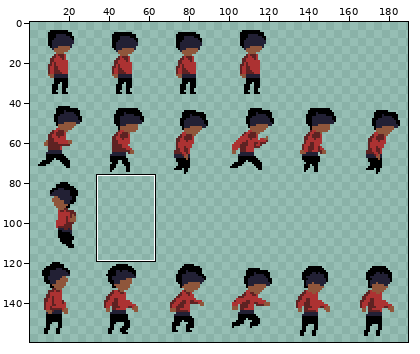
Sprite sheet -- Assets/Sprites/player/player.png. Above, an overview of the earlier version with the close-up marked.
Close-up. Old version:
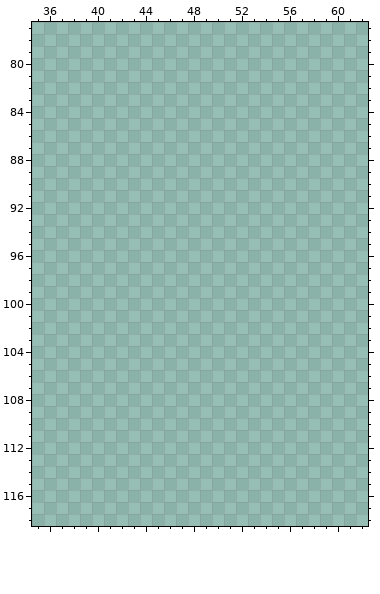
The file is 192x160 pixels. Shown: x 35..62, y 77..118. The wide view leaves out empty margins.
After:
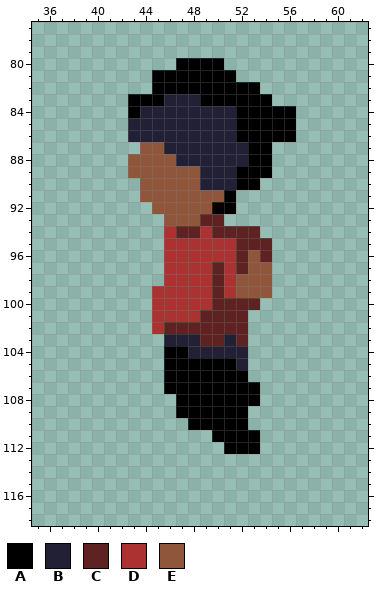
Palette (. is transparent): A #000000  B #222034  C #5e2222  D #ac3232  E #8f563b
Commit message: Adiciona wallclimbing animation
The exact change:
y 80: x 47..50 .... -> AAAA
y 81: x 45..51 ....... -> AAAAAAA
y 82: x 45..53 ......... -> AAAAAAAAA
y 83: x 43..54 ............ -> AAABBBAAAAAA
y 84: x 43..56 .............. -> ABBBBBBBBAAAAA
y 85..86: x 43..56 .............. -> BBBBBBBBBAAAAA
y 87: x 44..54 ........... -> EEBBBBBBBAA
y 88: x 43..54 ............ -> EEEEBBBBBBAA
y 89: x 43..54 ............ -> EEEEEEBBBAAA
y 90: x 44..53 .......... -> EEEEEBBBAA
y 91: x 44..51 ........ -> EEEEEEEA
y 92: x 45..51 ....... -> EEEEEAA
y 93: x 46..50 ..... -> EEECC
y 94: x 46..53 ........ -> DCCDCCCC
y 95: x 46..54 ......... -> DDDDDDCCC
y 96: x 46..54 ......... -> DDDDDDCEC
y 97: x 46..54 ......... -> DDDDCDCEE
y 98: x 46..54 ......... -> DDDDCDEEE
y 99: x 45..54 .......... -> DDDDDCDEEE
y 100: x 45..53 ......... -> DDDDDCCCC
y 101: x 45..52 ........ -> DDDDCCCC
y 102: x 45..52 ........ -> DCCCCCCC
y 103: x 46..52 ....... -> BBBCCBC
y 104: x 46..52 ....... -> AABBBBB
y 105: x 46..52 ....... -> AAAAAAB
y 106: x 46..52 ....... -> AAAAAAA
y 107: x 46..53 ........ -> AAAAAAAA
y 108: x 47..53 ....... -> AAAAAAA
y 109: x 47..52 ...... -> AAAAAA
y 110: x 48..52 ..... -> AAAAA
y 111: x 50..53 .... -> AAAA
y 112: x 51..53 ... -> AAA
